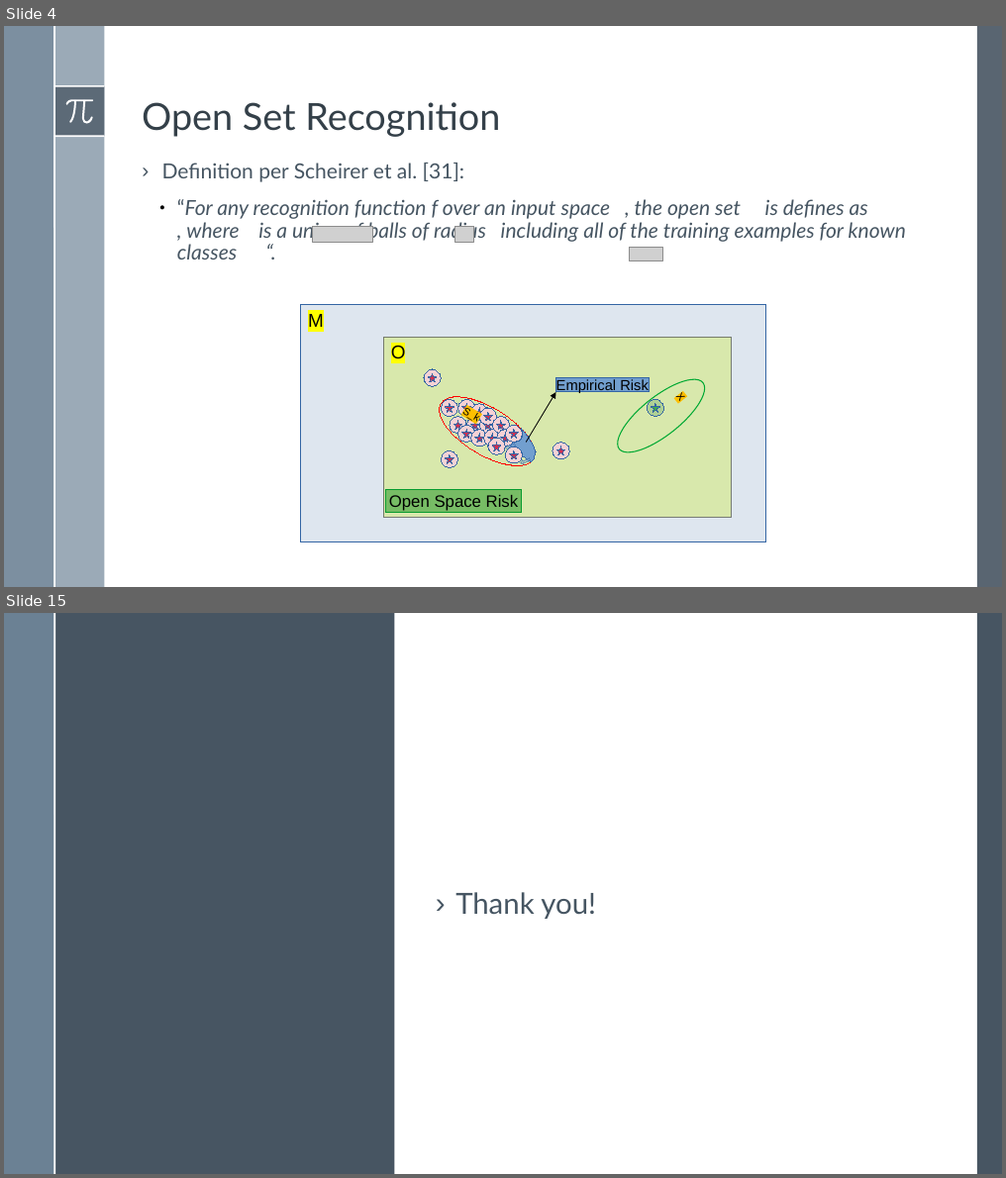
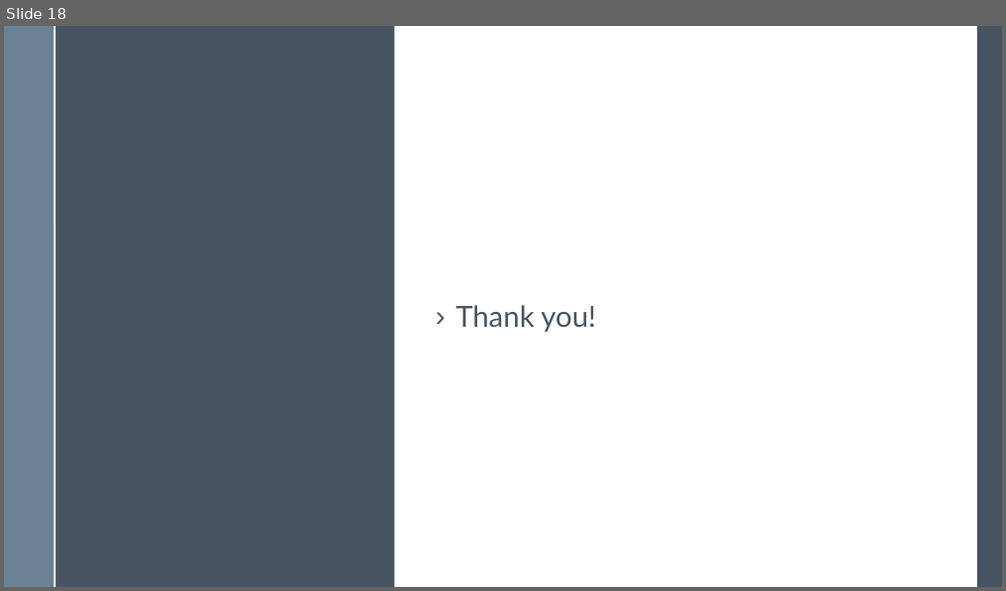
Before and after one commit to BardiaMojra/presentations, a slide deck: task_aware_variational_adversarial_active_learning/presentation.odp. Shown one above the other, each under a label of ours: slides 4 and 15 before the commit, slide 18 after it; the slides between them are not shown. The pictures are 1006x1178 and 1006x591 pixels, drawn with LibreOffice and Linux fonts; fonts in the diff are those of the drawing; grey boxes stand for pictures; background and template pictures are left out. Boxes give left, top, right and bottom in pixels: in the first picture for what was removed or moved away, otherwise in the second. Text is boxed around its words. In the diff, an @@ line names an element or a change of style, - is before the commit and + after.

```diff
--- a/task_aware_variational_adversarial_active_learning/presentation.odp
+++ b/task_aware_variational_adversarial_active_learning/presentation.odp
@@ slide 4 removed at <box>4,26,1002,587</box>, background #FFFFFF; not listed: 6 template elements that a slide beside it also shows @@
@@ rectangle removed at <box>977,26,1002,587</box> @@
@@ freeform shape removed at <box>66,99,94,123</box> @@
@@ text removed at <box>142,102,500,137</box> @@
-Open Set Recognition
@@ text removed at <box>162,163,906,260</box> @@
-› Definition per Scheirer et al. [31]:
-  ● “For any recognition function f over an input space , the open set is defines as , where is a union of balls of radius including all of the training examples for known classes “.
@@ picture removed at <box>313,227,372,243</box> @@
@@ picture removed at <box>454,227,474,243</box> @@
@@ picture removed at <box>630,247,662,261</box> @@
@@ rectangle removed at <box>300,305,766,543</box> @@
-M
@@ rectangle removed at <box>383,338,731,518</box> @@
-O
@@ rectangle removed at <box>555,377,648,392</box> @@
-Empirical Risk
@@ ellipse removed at <box>607,368,715,465</box> @@
-X
@@ ellipse removed at <box>429,383,546,479</box> @@
-S_k
@@ arrow removed from (526, 442) to (555, 392) @@
@@ ellipse removed at <box>648,399,664,417</box> @@
@@ star removed at <box>650,404,659,412</box> @@
@@ freeform shape removed at <box>510,428,537,463</box> @@
@@ group removed at <box>424,370,522,469</box>: 17 ellipses, 17 stars @@
@@ right arrow removed at <box>505,442,516,451</box> @@
@@ right arrow removed at <box>520,457,531,466</box> @@
@@ ellipse removed at <box>552,442,569,460</box> @@
@@ star removed at <box>556,447,564,455</box> @@
@@ rectangle removed at <box>386,490,522,513</box> @@
-Open Space Risk
@@ what was slide 15 is now slide 18 @@
```
Also in this commit, not shown: 17 slides added, 13 other slides removed, 34 other files.
